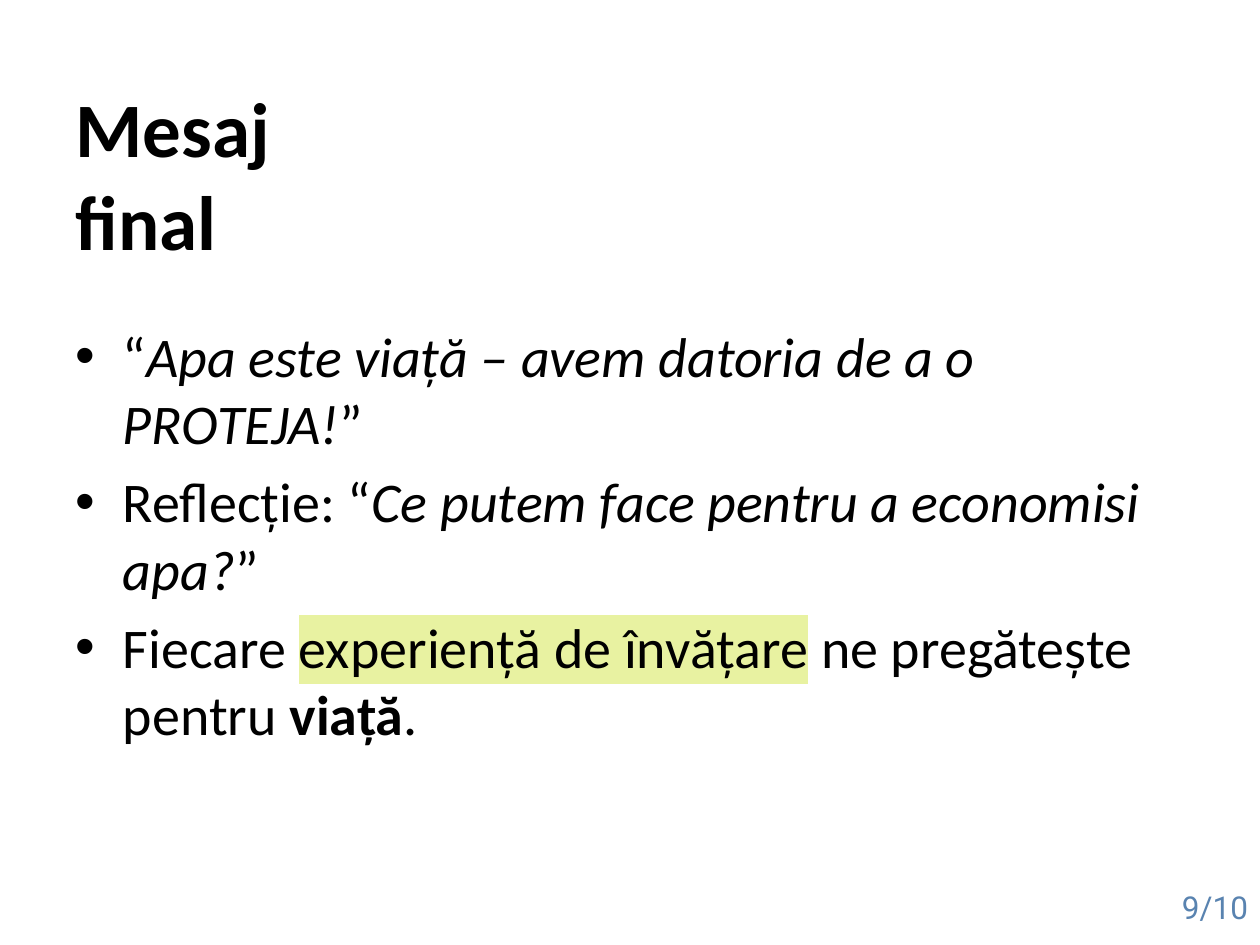
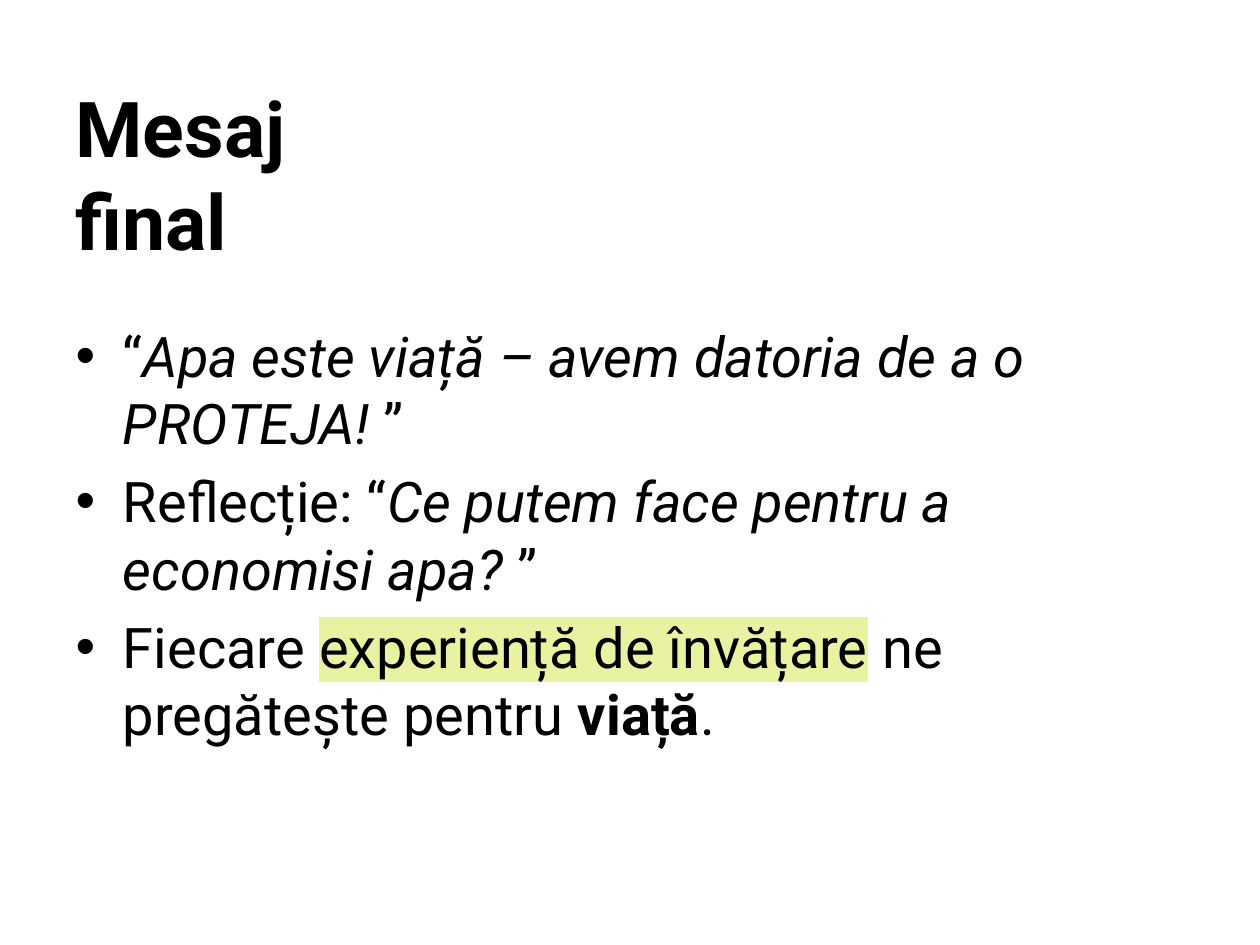
Before and after one commit to TheRealOne78/UNITBV-IESC-courses, a slide deck: slide 9 of 2nd_year/2nd_Semester/DPPD/Tema2.odp. Drawn at 1260x945 pixels with LibreOffice and Linux fonts; fonts in the diff are those of the drawing. Boxes give left, top, right and bottom in pixels: in the first picture for what was removed or moved away, otherwise in the second. Text is boxed around its words. In the diff, an @@ line names an element or a change of style, - is before the commit and + after.

```diff
--- a/2nd_year/2nd_Semester/DPPD/Tema2.odp
+++ b/2nd_year/2nd_Semester/DPPD/Tema2.odp
@@ title "Mesaj final" at (x1=76, y1=100, x2=286, y2=251): font Calibri to Roboto @@
@@ text at (x1=123, y1=334, x2=1025, y2=602): text changed; font Calibri to Roboto @@
-• “Apa este viață – avem datoria de a o PROTEJA!”
-• Reflecție: “Ce putem face pentru a economisi apa?”
+• “Apa este viață – avem datoria de a o PROTEJA! ”
+• Reflecție: “Ce putem face pentru a economisi apa? ”
@@ text at (x1=123, y1=626, x2=943, y2=749): font Calibri to Roboto in "Fiecare experiență de învățare ne pregătește pentru ..." @@
@@ page number removed at (x1=1182, y1=896, x2=1248, y2=921) @@
-9/10
```
Also in this commit, not shown: 9 other slides changed, 5 other files.
